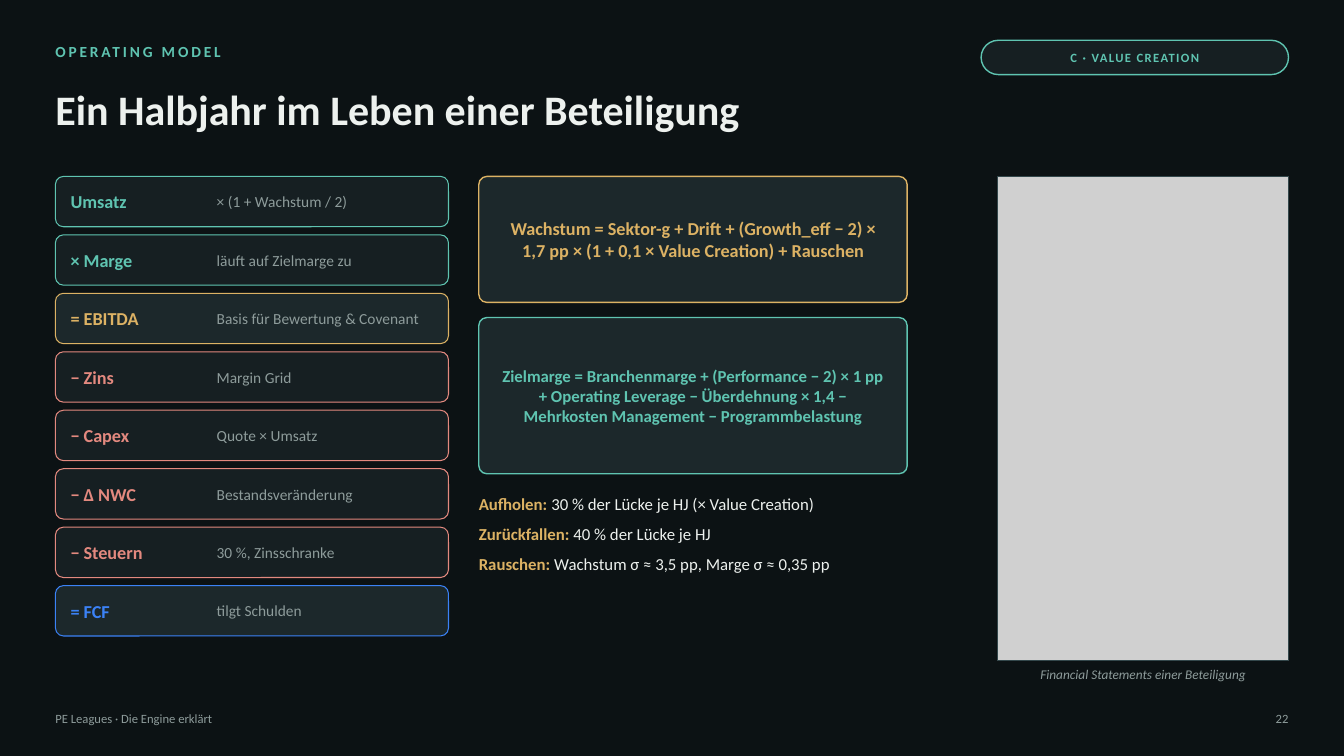
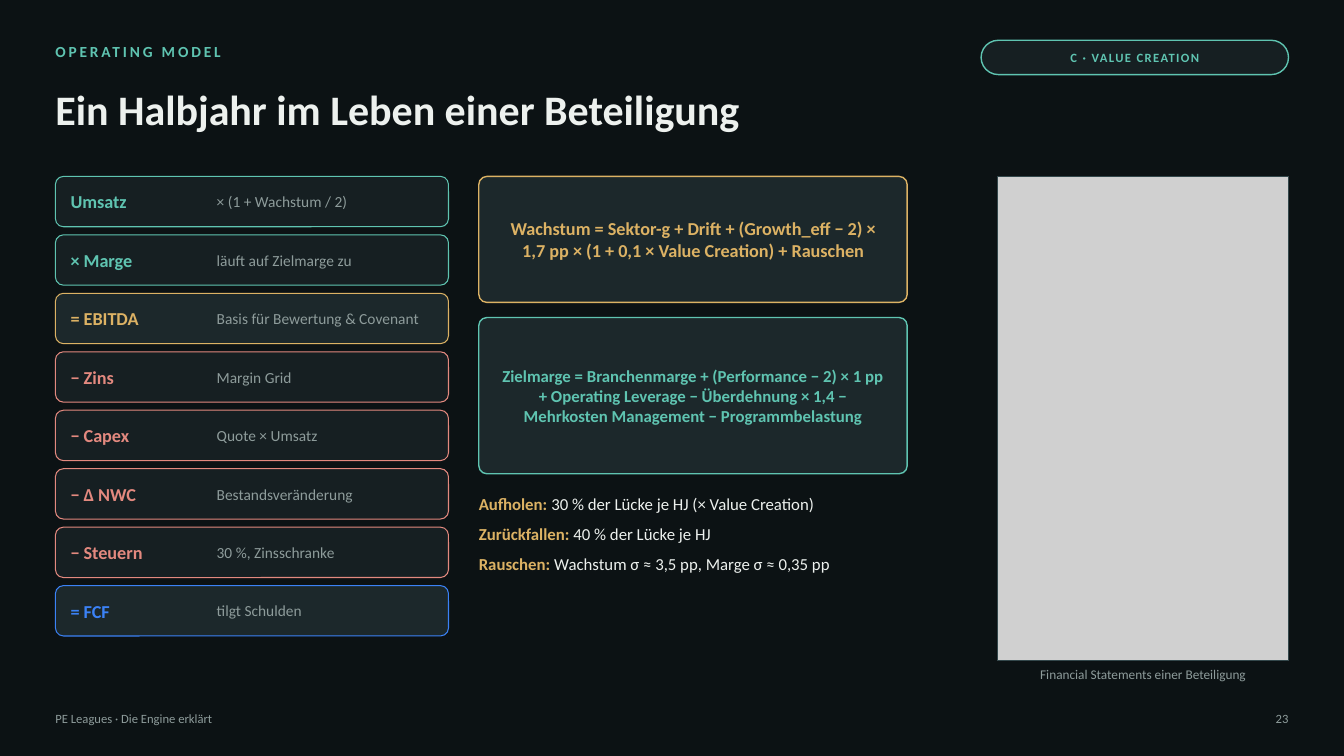
Before and after one commit to thematicum-dev/pe-leagues, a slide deck: slide 23 of docs/lehrmaterial/PE-Leagues_Engine-erklaert.pptx (slide 22 before the commit). Drawn at 1344x756 pixels with LibreOffice and Linux fonts; fonts in the diff are those of the drawing; grey boxes stand for pictures. Boxes give left, top, right and bottom in pixels: in the first picture for what was removed or moved away, otherwise in the second. Text is boxed around its words. In the diff, an @@ line names an element or a change of style, - is before the commit and + after.

```diff
--- a/docs/lehrmaterial/PE-Leagues_Engine-erklaert.pptx
+++ b/docs/lehrmaterial/PE-Leagues_Engine-erklaert.pptx
@@ text "Financial Statements einer Beteiligung" at bbox=[1040, 670, 1246, 681]: italic off @@
```
Also in this commit, not shown: 38 other slides changed, 2 slides added, 1 slide removed, 1 other file.
